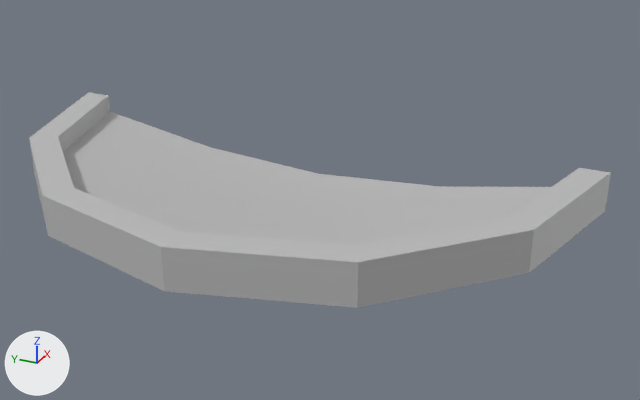
The FBX model PostalFrog all files and docs/Maya Models/PF_FountainTop.fbx: old version first, new version second.
Both versions are drawn from a camera (50 mm lens) standing at (-2.029, -0.917, 0.879) and looking at (-0.298, -0.138, 0.014). The axes (+X, +Y, +Z) are drawn at lower left. The lights are the same throughout. Where no turn or scale is listed for an object, it has been applied to the vertices.

The older version as bpy lines, for what is in view:
```python
me_mesh = bpy.data.meshes.new('Mesh')
me_mesh.from_pydata(...)  # 51 vertices, 43 faces; spans x -0.75..0.0, y -0.75..0.75, z -0.11..0.08
me_mesh.materials.append(mat_lambert1)  # grey #bcbcbc
ob_pcylinder2 = bpy.data.objects.new('pCylinder2', me_mesh)
ob_pcylinder2.location = (0.0, 0.0, 0.0)
```
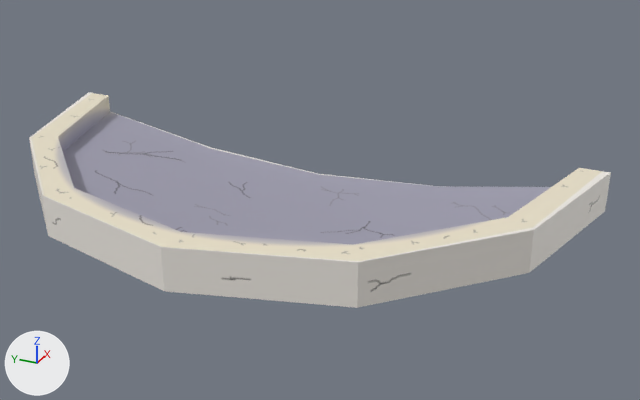
Diff of the bpy script that builds the scene:
```diff
--- a/PostalFrog all files and docs/Maya Models/PF_FountainTop.fbx.py
+++ b/PostalFrog all files and docs/Maya Models/PF_FountainTop.fbx.py
@@ img_pf_fountainbottom_tif @@
+img_pf_fountainbottom_tif = load_image('PF_FountainBottom.tif', 'Textures/PF_FountainBottom.tif', 2048, 2048, 'sRGB')
@@ mat_lambert3 @@
+mat_lambert3 = principled_material('lambert3')
+mat_lambert3.texture = img_pf_fountainbottom_tif
@@ me_mesh @@
 # used by ob_pcylinder2; location = (0.0, 0.0, 0.0)
-me_mesh.from_pydata(...)  # 51 vertices, 43 faces; spans x -0.75..0.0, y -0.75..0.75, z -0.11..0.08
+me_mesh.from_pydata(...)  # 44 vertices, 43 faces; spans x -0.75..0.0, y -0.75..0.75, z -0.11..0.08
+# me_mesh part 1
+# 7 vertices are removed from x -0.75..0.0, y -0.75..0.75, z 0.02..0.03
+# 7 faces are deleted
+# 7 new faces join them
+# me_mesh part 2: 36 faces spanning x -0.75..0.0, y -0.75..0.75, z -0.11..0.08 switch from mat_lambert1 (grey #bcbcbc) to mat_lambert3 (picture img_pf_fountainbottom_tif)
```

Where the change shows, as pixel boxes [x1, y1, x2, y2] in the pictures (640 x 400 px; the box of a moved part takes in the faces that stretch with it):
part 1 of me_mesh, moved or reshaped
    both: [29, 139, 611, 308]
part 2 of me_mesh, recoloured
    both: [29, 92, 611, 262]
